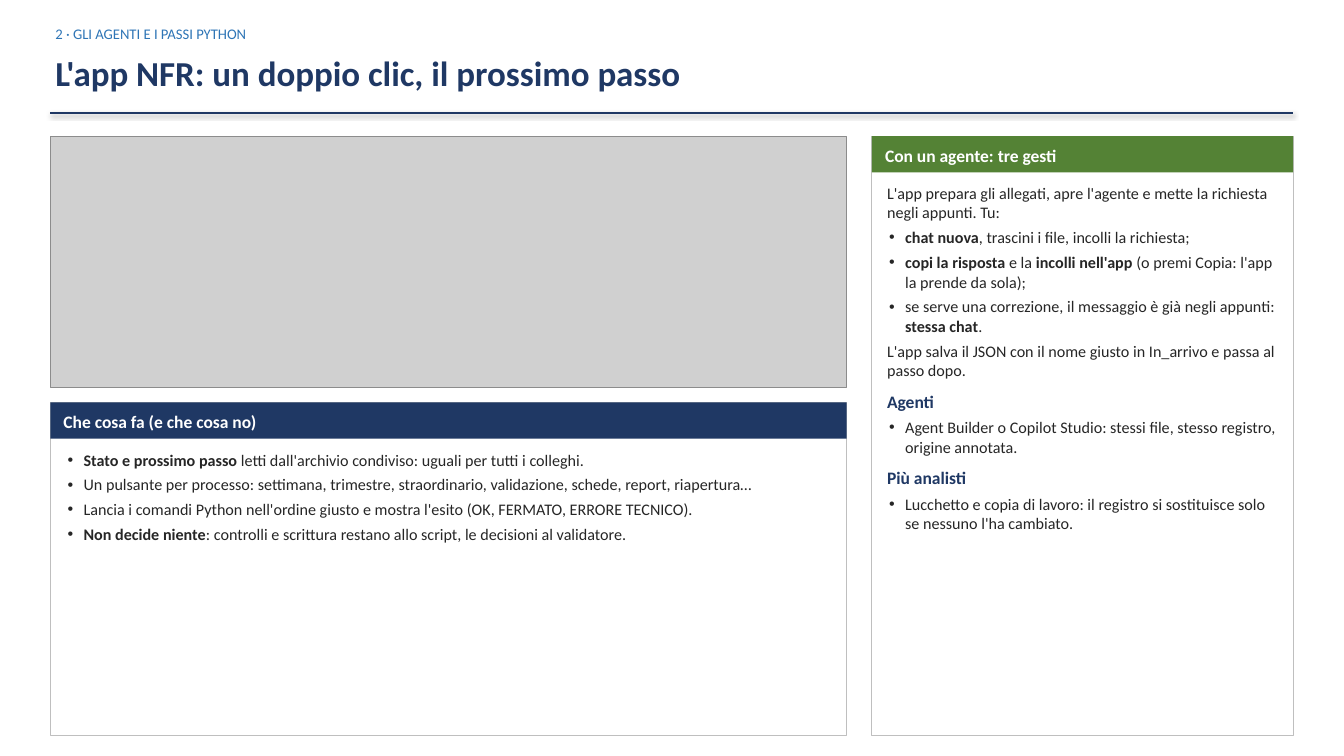
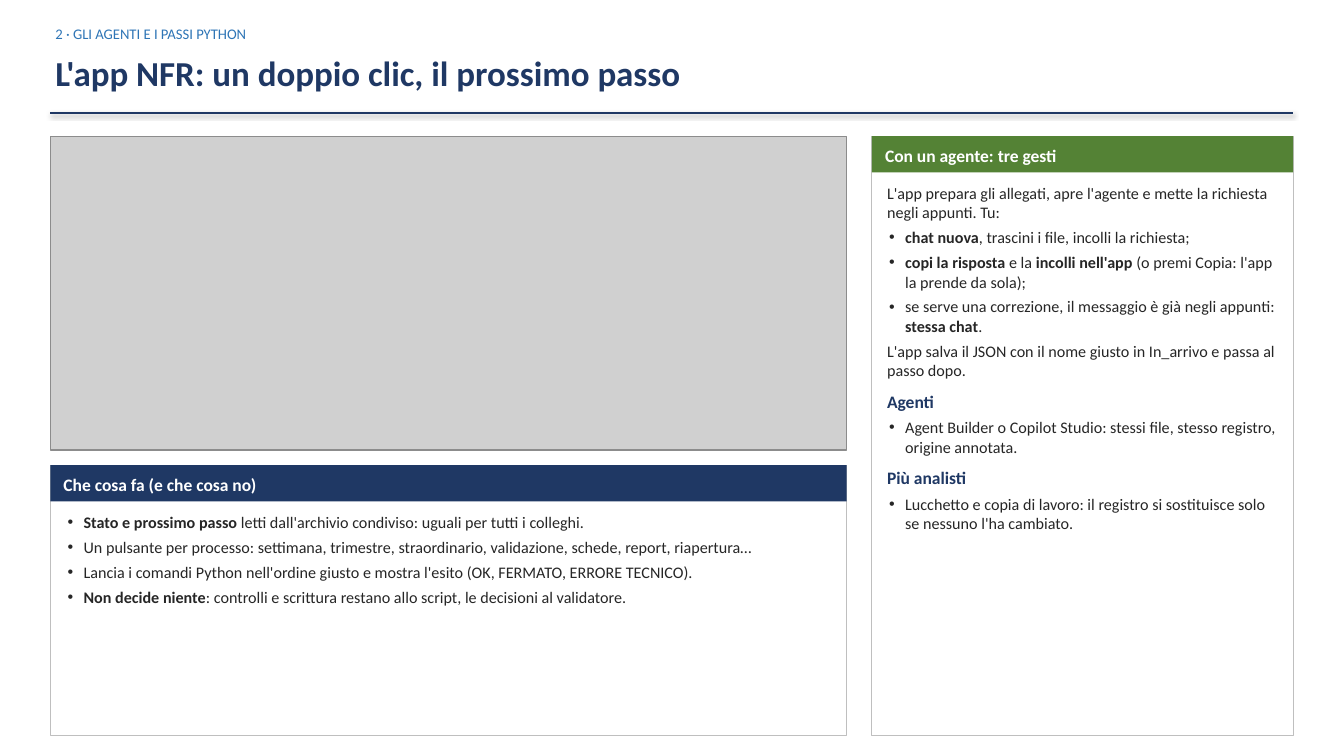
Before and after one commit to Corrado-70/NFR-Horizon-Agents, a slide deck: slide 18 of Presentazione/Horizon_Scan_NFR_presentazione.pptx. Drawn at 1344x756 pixels with LibreOffice and Linux fonts; fonts in the diff are those of the drawing; grey boxes stand for pictures. Boxes give left, top, right and bottom in pixels: in the first picture for what was removed or moved away, otherwise in the second. Text is boxed around its words. In the diff, an @@ line names an element or a change of style, - is before the commit and + after.

```diff
--- a/Presentazione/Horizon_Scan_NFR_presentazione.pptx
+++ b/Presentazione/Horizon_Scan_NFR_presentazione.pptx
@@ picture: place and size @@
-picture at [50, 136, 847, 387]
+picture at [50, 136, 847, 450]
@@ rectangle: place and size @@
-rectangle at [50, 402, 847, 439]
+rectangle at [50, 465, 847, 501]
@@ rectangle: place and size @@
-rectangle at [50, 402, 847, 736]
+rectangle at [50, 465, 847, 736]
@@ text "Che cosa fa (e che ...": place and size @@
-text "Che cosa fa (e che ..." at [63, 415, 256, 431]
+text "Che cosa fa (e che ..." at [63, 478, 256, 494]
@@ text "Stato e prossimo passo letti ...": place and size @@
-text "Stato e prossimo passo letti ..." at [84, 454, 751, 543]
+text "Stato e prossimo passo letti ..." at [84, 516, 751, 606]
```
Also in this commit, not shown: 7 other slides changed, 48 other files.
